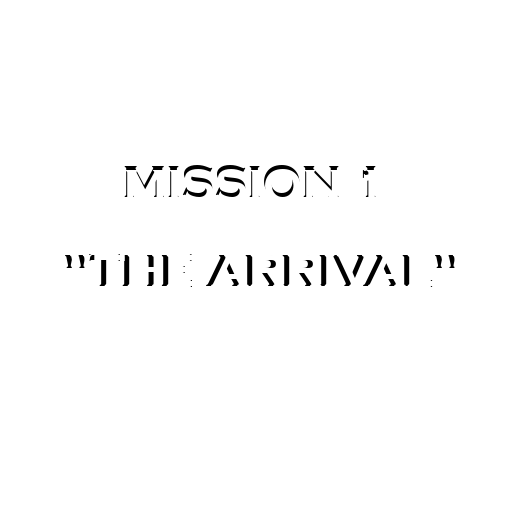
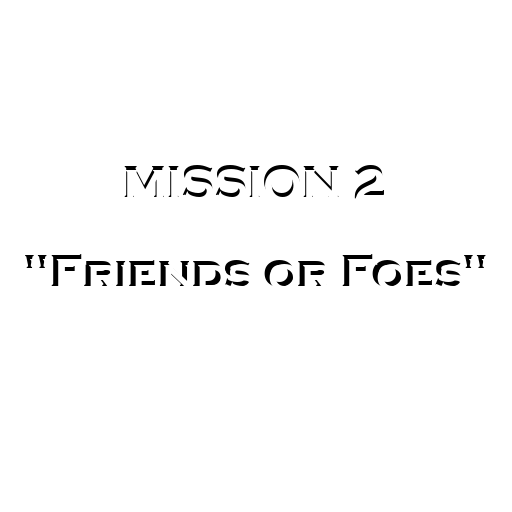
Comparing the layer stacks of the two (512, 512) images. Changes:
added layer "chapter2" above "chapter2 #1" over 30, 258, 484, 287
added layer "chapter2 #1" above "The Arrival" over 25, 254, 486, 287
hid "The Arrival" over 70, 254, 461, 287
hid "The Arrival #1" over 65, 254, 457, 287
added layer "Mission 1 #2" above "Mission 1" over 354, 169, 384, 199
hid "Mission 1" over 354, 169, 377, 199
added layer "Mission2" above "Mission 1 #1" over 354, 165, 384, 199
hid "Mission 1 #1" over 354, 165, 376, 198
